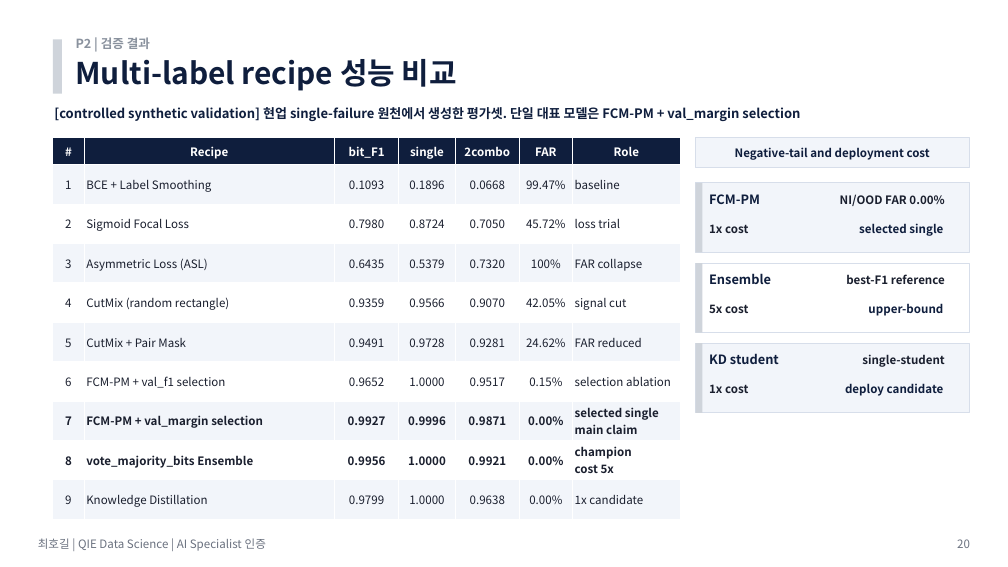
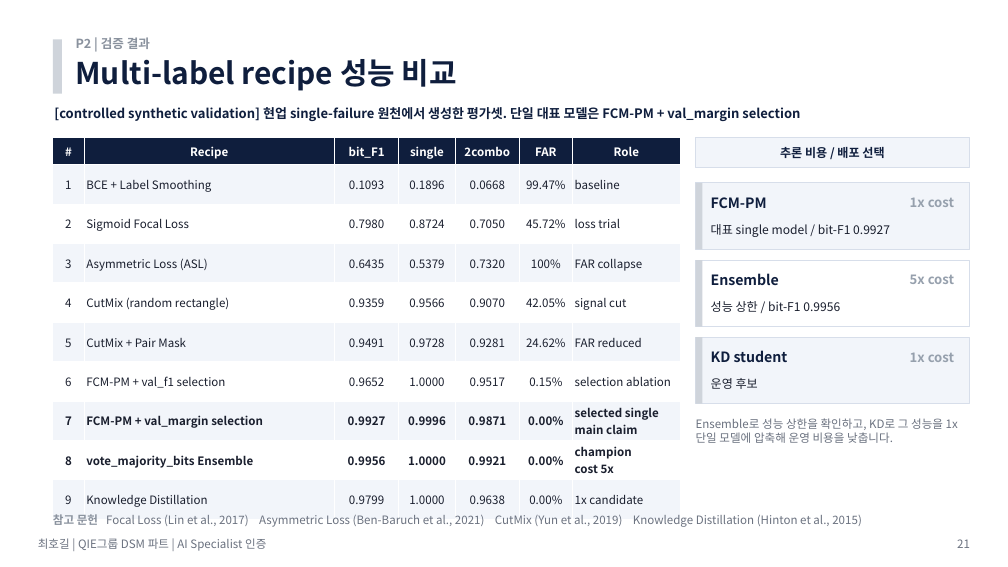
Before and after one commit to hogil/fbm_paper, a slide deck: slide 21 of recommendation/presentation/'26년 AI Specialist 면접 심사 자료_메모리사업부_최호길_평가항목_summary_with_images.pptx (slide 20 before the commit). Drawn at 1008x567 pixels with LibreOffice and Linux fonts; fonts in the diff are those of the drawing. Boxes give left, top, right and bottom in pixels: in the first picture for what was removed or moved away, otherwise in the second. Text is boxed around its words. In the diff, an @@ line names an element or a change of style, - is before the commit and + after.

Commit message:
Sync closing slide tuning wording

```diff
--- a/recommendation/presentation/'26년 AI Specialist 면접 심사 자료_메모리사업부_최호길_평가항목_summary_with_images.pptx
+++ b/recommendation/presentation/'26년 AI Specialist 면접 심사 자료_메모리사업부_최호길_평가항목_summary_with_images.pptx
@@ text at box(780, 147, 884, 158): text changed; size 11 to 11.5 pt @@
-Negative-tail and deployment cost
+추론 비용 / 배포 선택
@@ text removed at box(840, 194, 944, 206) @@
-NI/OOD FAR 0.00%
@@ text "1x cost": place and size @@
-text "1x cost" at box(709, 224, 748, 233)
+text "1x cost" at box(910, 197, 954, 207)
@@ text added at box(711, 224, 890, 237), 11.5 pt, text #1A1F2E @@
+대표 single model / bit-F1 0.9927
@@ text removed at box(859, 223, 943, 236) @@
-selected single
@@ text "5x cost": place and size @@
-text "5x cost" at box(709, 304, 748, 313)
+text "5x cost" at box(910, 274, 954, 284)
@@ text at box(711, 301, 840, 312): text changed; size 11 to 11.5 pt; bold off @@
-best-F1 reference
+성능 상한 / bit-F1 0.9956
@@ text removed at box(868, 303, 943, 316) @@
-upper-bound
@@ 4 rectangles: place and size @@
-4 rectangles at box(696, 263, 969, 413)
+4 rectangles at box(696, 260, 969, 404)
@@ size 12.2 to 13.5 pt in 3 elements at box(711, 197, 767, 208), box(711, 273, 779, 285), box(711, 350, 788, 362) @@
@@ size 11 to 12.5 pt, text colour #1A1F2E to #96A0AD; alignment left to right in 3 elements at box(910, 197, 954, 207), box(910, 274, 954, 284), box(910, 352, 954, 362) @@
@@ text "1x cost": place and size @@
-text "1x cost" at box(709, 384, 748, 393)
+text "1x cost" at box(910, 352, 954, 362)
@@ text removed at box(862, 354, 945, 367) @@
-single-student
@@ text added at box(711, 378, 758, 389), 11.5 pt, text #1A1F2E @@
+운영 후보
@@ text removed at box(845, 383, 944, 396) @@
-deploy candidate
@@ text added at box(696, 418, 958, 443), 11 pt, text #6B7280 @@
+Ensemble로 성능 상한을 확인하고, KD로 그 성능을 1x 단일 모델에 압축해 운영 비용을 낮춥니다.
@@ text at box(38, 538, 266, 551): text changed @@
-최호길 | QIE Data Science | AI Specialist 인증
+최호길 | QIE그룹 DSM 파트 | AI Specialist 인증
@@ text added at box(53, 514, 862, 527), 11 pt, text #6B7280 @@
+참고 문헌 Focal Loss (Lin et al., 2017) Asymmetric Loss (Ben-Baruch et al., 2021) CutMix (Yun et al., 2019) Knowledge Distillation (Hinton et al., 2015)
@@ text at box(957, 539, 970, 548): text changed @@
-20
+21
```
Also in this commit, not shown: 22 other slides changed, 5 slides added, 5 slides removed, 2 other files.
